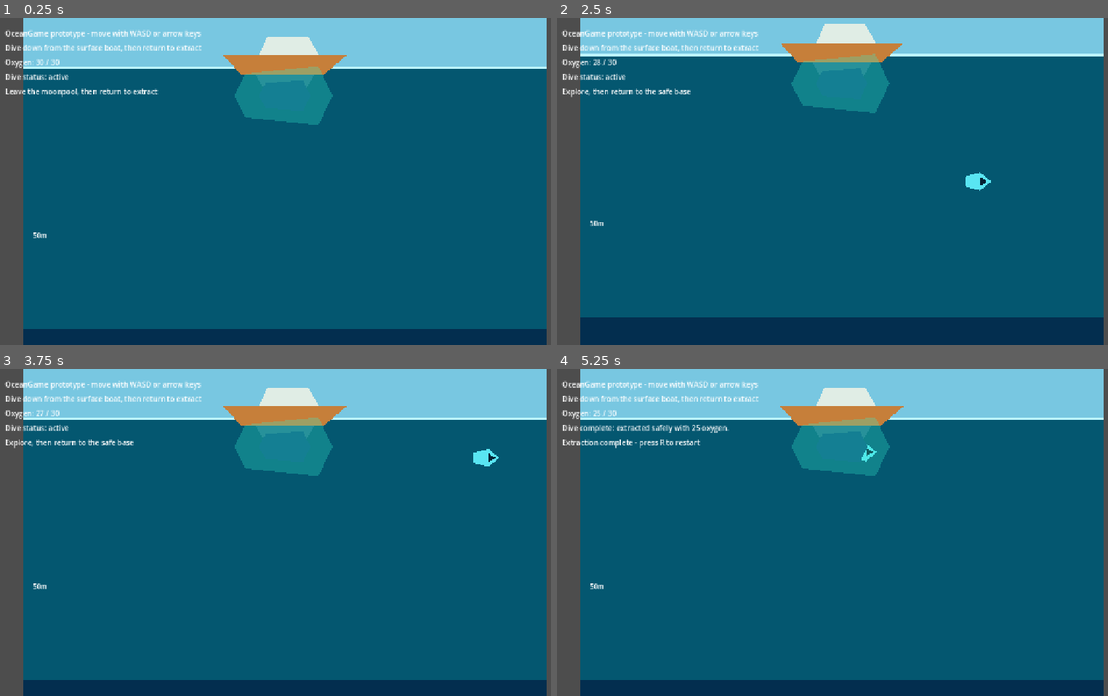
Above: before the commit, frames 1-4 (two rows, left to right).
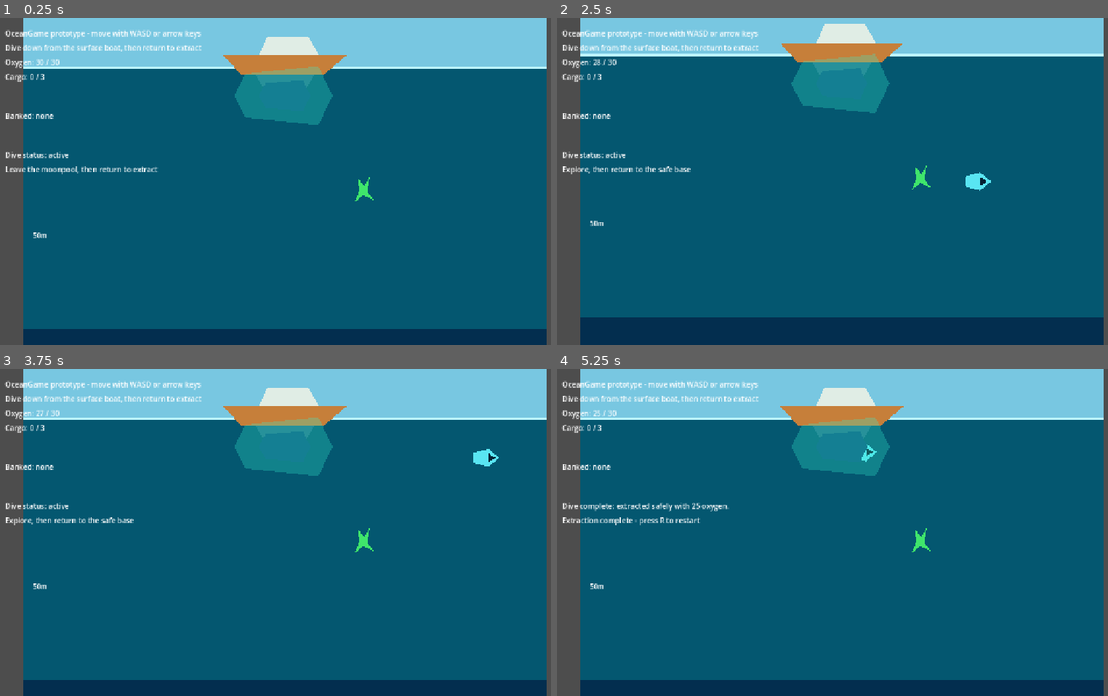
Above: after the commit, the same moments.

Repository: joeypshell/OceanGame
Game: Godot game, scene res://scenes/Main.tscn
Two runs of this game, one before a commit and one after it. Both use one fixed random seed, a clock stepped at 60 frames per second and the inputs below.
Inputs:
- Up to frame 1 (0.25 s): no input
- Up to frame 2 (2.5 s): tap Enter at 0.5 s; hold D (move_right) 0.53-1.28 s; tap E (interact) at 0.6, 1.35, 2.1 s; hold S (move_down) 1.28-2.03 s; hold D (move_right) from 2.03 s (still down)
- Up to frame 3 (3.75 s): release D (move_right) at 2.78 s; hold W (move_up) 2.78-3.53 s; tap E (interact) at 2.85, 3.6 s; hold A (move_left) from 3.53 s (still down)
- Up to frame 4 (5.25 s): tap E (interact) at 4.35, 5.1 s; release A (move_left) at 5.03 s; hold S (move_down) from 5.03 s (still down)

The runs differ from the first frame. In frame 1, 1.0% of the frame differs, in the area x 0-68%, y 17-56%; in frame 2, 0.9%; in frame 3, 0.9%; in frame 4, 1.5%.

Commit message:
Resolve #8 add resource banking loop

Diff:
--- /dev/null
+++ b/resources/glow_plankton.tres
@@ -0,0 +1,12 @@
+[gd_resource type="Resource" script_class="ResourceDefinition" load_steps=2 format=3 uid="uid://glow_plankton_resource"]
+
+[ext_resource type="Script" path="res://scripts/resource_definition.gd" id="1_resource_definition"]
+
+[resource]
+script = ExtResource("1_resource_definition")
+id = "glow_plankton"
+display_name = "Glow Plankton"
+depth_band = "deep"
+value = 3
+scan_description = "Bioluminescent plankton found deeper down. Valuable, but usually far from safety."
+upgrade_use = "Oxygen Tank I"
--- /dev/null
+++ b/resources/kelp_fiber.tres
@@ -0,0 +1,12 @@
+[gd_resource type="Resource" script_class="ResourceDefinition" load_steps=2 format=3 uid="uid://kelp_fiber_resource"]
+
+[ext_resource type="Script" path="res://scripts/resource_definition.gd" id="1_resource_definition"]
+
+[resource]
+script = ExtResource("1_resource_definition")
+id = "kelp_fiber"
+display_name = "Kelp Fiber"
+depth_band = "shallow"
+value = 1
+scan_description = "Common fiber found near the surface. Useful for early equipment repairs."
+upgrade_use = "Oxygen Tank I"
--- /dev/null
+++ b/resources/shell_fragments.tres
@@ -0,0 +1,12 @@
+[gd_resource type="Resource" script_class="ResourceDefinition" load_steps=2 format=3 uid="uid://shell_fragments_resource"]
+
+[ext_resource type="Script" path="res://scripts/resource_definition.gd" id="1_resource_definition"]
+
+[resource]
+script = ExtResource("1_resource_definition")
+id = "shell_fragments"
+display_name = "Shell Fragments"
+depth_band = "midwater"
+value = 2
+scan_description = "Dense shell pieces found below the shallows. Useful for pressure-safe fittings."
+upgrade_use = "Oxygen Tank I"
--- a/scenes/Main.tscn
+++ b/scenes/Main.tscn
@@ -1,10 +1,17 @@
-[gd_scene load_steps=4 format=3 uid="uid://ocean_main_scene"]
+[gd_scene load_steps=9 format=3 uid="uid://ocean_main_scene"]
 
 [ext_resource type="PackedScene" path="res://scenes/Player.tscn" id="1_player"]
 [ext_resource type="Script" path="res://scripts/main.gd" id="1_main_script"]
+[ext_resource type="Script" path="res://scripts/resource_pickup.gd" id="3_resource_pickup"]
+[ext_resource type="Resource" path="res://resources/kelp_fiber.tres" id="4_kelp_fiber"]
+[ext_resource type="Resource" path="res://resources/shell_fragments.tres" id="5_shell_fragments"]
+[ext_resource type="Resource" path="res://resources/glow_plankton.tres" id="6_glow_plankton"]
 
 [sub_resource type="CircleShape2D" id="CircleShape2D_base_zone"]
 radius = 96.0
+
+[sub_resource type="CircleShape2D" id="CircleShape2D_pickup"]
+radius = 22.0
 
 [node name="Main" type="Node2D"]
 script = ExtResource("1_main_script")
@@ -93,6 +100,44 @@
 [node name="CollisionShape2D" type="CollisionShape2D" parent="BaseZone"]
 shape = SubResource("CircleShape2D_base_zone")
 
+[node name="ResourcePickups" type="Node2D" parent="."]
+
+[node name="KelpFiber" type="Area2D" parent="ResourcePickups"]
+position = Vector2(830, 420)
+script = ExtResource("3_resource_pickup")
+definition = ExtResource("4_kelp_fiber")
+
+[node name="Visual" type="Polygon2D" parent="ResourcePickups/KelpFiber"]
+color = Color(0.25, 0.9, 0.42, 1)
+polygon = PackedVector2Array(-12, -28, 5, -8, 18, -34, 11, 4, 28, 26, 2, 13, -20, 31, -8, 3)
+
+[node name="CollisionShape2D" type="CollisionShape2D" parent="ResourcePickups/KelpFiber"]
+shape = SubResource("CircleShape2D_pickup")
+
+[node name="ShellFragments" type="Area2D" parent="ResourcePickups"]
+position = Vector2(470, 960)
+script = ExtResource("3_resource_pickup")
+definition = ExtResource("5_shell_fragments")
+
+[node name="Visual" type="Polygon2D" parent="ResourcePickups/ShellFragments"]
+color = Color(0.92, 0.78, 0.52, 1)
+polygon = PackedVector2Array(-30, 12, -12, -18, 17, -25, 31, 2, 8, 24)
+
+[node name="CollisionShape2D" type="CollisionShape2D" parent="ResourcePickups/ShellFragments"]
+shape = SubResource("CircleShape2D_pickup")
+
+[node name="GlowPlankton" type="Area2D" parent="ResourcePickups"]
+position = Vector2(890, 1580)
+script = ExtResource("3_resource_pickup")
+definition = ExtResource("6_glow_plankton")
+
+[node name="Visual" type="Polygon2D" parent="ResourcePickups/GlowPlankton"]
+color = Color(0.72, 1, 0.3, 1)
+polygon = PackedVector2Array(0, -32, 12, -10, 34, -6, 17, 10, 21, 32, 0, 19, -21, 32, -17, 10, -34, -6, -12, -10)
+
+[node name="CollisionShape2D" type="CollisionShape2D" parent="ResourcePickups/GlowPlankton"]
+shape = SubResource("CircleShape2D_pickup")
+
 [node name="Camera2D" type="Camera2D" parent="Player"]
 zoom = Vector2(0.9, 0.9)
 enabled = true
@@ -124,16 +169,30 @@
 offset_bottom = 118.0
 text = "Oxygen: 30 / 30"
 
-[node name="Status" type="Label" parent="HUD"]
+[node name="Cargo" type="Label" parent="HUD"]
 offset_left = 24.0
 offset_top = 118.0
 offset_right = 620.0
-offset_bottom = 150.0
+offset_bottom = 204.0
+text = "Cargo: 0 / 3"
+
+[node name="BankedResources" type="Label" parent="HUD"]
+offset_left = 24.0
+offset_top = 204.0
+offset_right = 620.0
+offset_bottom = 290.0
+text = "Banked: none"
+
+[node name="Status" type="Label" parent="HUD"]
+offset_left = 24.0
+offset_top = 290.0
+offset_right = 620.0
+offset_bottom = 322.0
 text = "Dive status: active"
 
 [node name="ExtractionPrompt" type="Label" parent="HUD"]
 offset_left = 24.0
-offset_top = 150.0
+offset_top = 322.0
 offset_right = 620.0
-offset_bottom = 182.0
+offset_bottom = 354.0
 text = "Safe base: press E or Enter to extract"
--- a/scripts/dive_session.gd
+++ b/scripts/dive_session.gd
@@ -37,6 +37,9 @@
 	current_cargo.clear()
 	result = Result.FAILED
 
+func clear_cargo() -> void:
+	current_cargo.clear()
+
 func add_cargo(resource_id: String) -> bool:
 	if current_cargo.size() >= cargo_limit:
 		return false
--- a/scripts/main.gd
+++ b/scripts/main.gd
@@ -5,6 +5,7 @@
 
 @export var max_oxygen := 30.0
 @export var oxygen_drain_per_second := 1.0
+@export var collect_oxygen_cost := 1.0
 @export var start_position := Vector2(640.0, 190.0)
 @export var surface_y := 120.0
 @export var pixels_per_meter := 10.0
@@ -12,6 +13,8 @@
 @onready var player: CharacterBody2D = $Player
 @onready var base_zone: Area2D = $BaseZone
 @onready var oxygen_label: Label = $HUD/Oxygen
+@onready var cargo_label: Label = $HUD/Cargo
+@onready var bank_label: Label = $HUD/BankedResources
 @onready var status_label: Label = $HUD/Status
 @onready var prompt_label: Label = $HUD/ExtractionPrompt
 
@@ -22,6 +25,8 @@
 func _ready() -> void:
 	base_zone.body_entered.connect(_on_base_zone_body_entered)
 	base_zone.body_exited.connect(_on_base_zone_body_exited)
+	for pickup in get_tree().get_nodes_in_group("resource_pickups"):
+		pickup.collected.connect(_on_resource_pickup_collected)
 	dive_session.reset(max_oxygen)
 	_update_hud()
 
@@ -47,6 +52,8 @@
 		return
 
 	dive_session.extract()
+	progression_state.bank_cargo(dive_session.current_cargo)
+	dive_session.clear_cargo()
 	status_label.text = "Dive complete: extracted safely with %d oxygen." % ceili(dive_session.oxygen)
 	_update_hud()
 
@@ -59,6 +66,7 @@
 	player.global_position = start_position
 	player.velocity = Vector2.ZERO
 	player_in_base = true
+	_reset_resource_pickups()
 	status_label.text = "Dive status: active"
 	_update_hud()
 
@@ -77,8 +85,35 @@
 	dive_session.current_depth = maxf(0.0, (player.global_position.y - surface_y) / pixels_per_meter)
 	progression_state.record_depth(dive_session.current_depth)
 
+func _on_resource_pickup_collected(pickup: Node) -> void:
+	if dive_session.result != DiveSessionScript.Result.DIVING:
+		return
+
+	if not dive_session.add_cargo(pickup.definition.id):
+		status_label.text = "Cargo full: return to bank resources."
+		_update_hud()
+		return
+
+	pickup.collect()
+	dive_session.drain_oxygen(collect_oxygen_cost)
+	if dive_session.result == DiveSessionScript.Result.FAILED:
+		_fail_dive()
+	else:
+		status_label.text = "Collected %s." % pickup.definition.display_name
+		_update_hud()
+
+func _reset_resource_pickups() -> void:
+	for pickup in get_tree().get_nodes_in_group("resource_pickups"):
+		pickup.reset_pickup()
+
 func _update_hud() -> void:
 	oxygen_label.text = "Oxygen: %d / %d" % [ceili(dive_session.oxygen), ceili(dive_session.max_oxygen)]
+	cargo_label.text = "Cargo: %d / %d%s" % [
+		dive_session.current_cargo.size(),
+		dive_session.cargo_limit,
+		_format_resource_counts(dive_session.current_cargo)
+	]
+	bank_label.text = "Banked:%s" % _format_banked_resources()
 
 	if dive_session.result == DiveSessionScript.Result.EXTRACTED:
 		prompt_label.text = "Extraction complete - press R to restart"
@@ -91,3 +126,41 @@
 			prompt_label.text = "Leave the moonpool, then return to extract"
 	else:
 		prompt_label.text = "Explore, then return to the safe base"
+
+func _format_resource_counts(resource_ids: Array[String]) -> String:
+	if resource_ids.is_empty():
+		return ""
+
+	var counts := {}
+	for resource_id in resource_ids:
+		counts[resource_id] = int(counts.get(resource_id, 0)) + 1
+
+	var parts: Array[String] = []
+	for resource_id in counts.keys():
+		parts.append(" %s x%d" % [_display_name_for_resource(resource_id), int(counts[resource_id])])
+
+	return "\n" + "\n".join(parts)
+
+func _format_banked_resources() -> String:
+	if progression_state.banked_resources.is_empty():
+		return " none"
+
+	var parts: Array[String] = []
+	for resource_id in progression_state.banked_resources.keys():
+		parts.append(" %s x%d" % [
+			_display_name_for_resource(resource_id),
+			progression_state.resource_count(resource_id)
+		])
+
+	return "\n" + "\n".join(parts)
+
+func _display_name_for_resource(resource_id: String) -> String:
+	match resource_id:
+		"kelp_fiber":
+			return "Kelp Fiber"
+		"shell_fragments":
+			return "Shell Fragments"
+		"glow_plankton":
+			return "Glow Plankton"
+		_:
+			return resource_id
--- a/scripts/progression_state.gd
+++ b/scripts/progression_state.gd
@@ -18,3 +18,6 @@
 
 func add_discovery(discovery_id: String) -> void:
 	scan_discoveries[discovery_id] = true
+
+func resource_count(resource_id: String) -> int:
+	return int(banked_resources.get(resource_id, 0))
--- /dev/null
+++ b/scripts/resource_pickup.gd
@@ -0,0 +1,28 @@
+class_name ResourcePickup
+extends Area2D
+
+signal collected(pickup: ResourcePickup)
+
+@export var definition: ResourceDefinition
+
+var is_collected := false
+
+func _ready() -> void:
+	add_to_group("resource_pickups")
+	body_entered.connect(_on_body_entered)
+
+func collect() -> void:
+	is_collected = true
+	visible = false
+	monitoring = false
+
+func reset_pickup() -> void:
+	is_collected = false
+	visible = true
+	monitoring = true
+
+func _on_body_entered(body: Node2D) -> void:
+	if is_collected or definition == null or not body is CharacterBody2D:
+		return
+
+	collected.emit(self)
Not shown, changed: docs/current/GAMEPLAY.md
Not shown, changed: docs/current/ROADMAP.md
